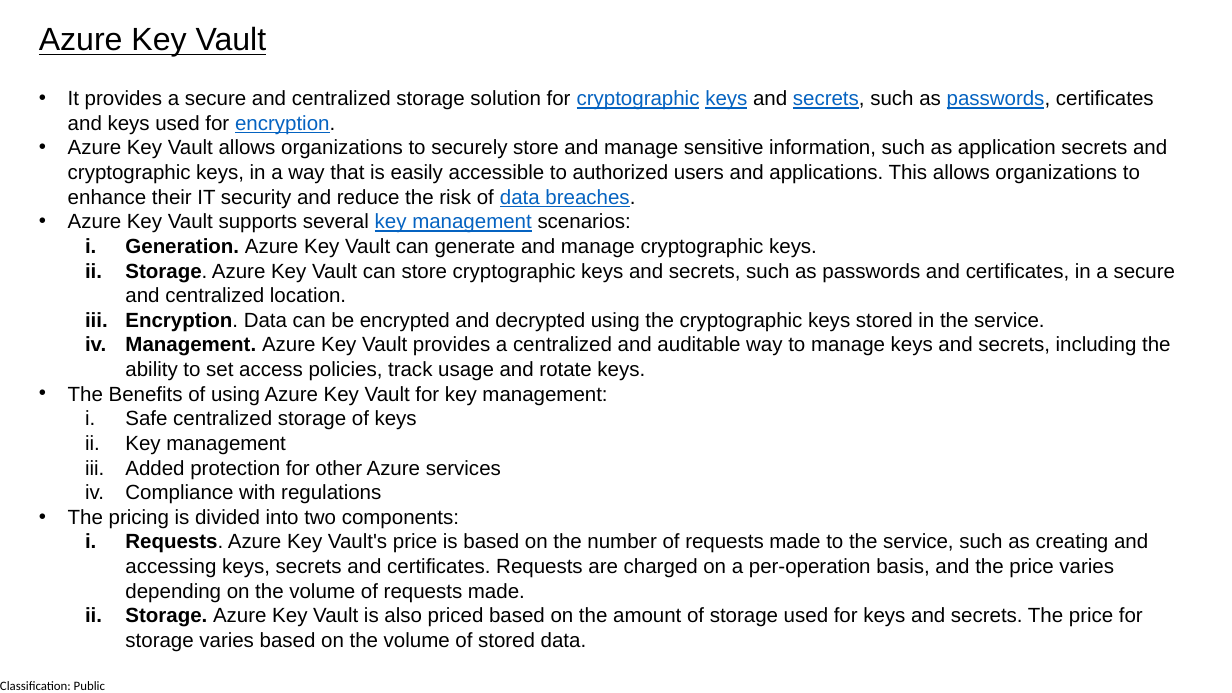
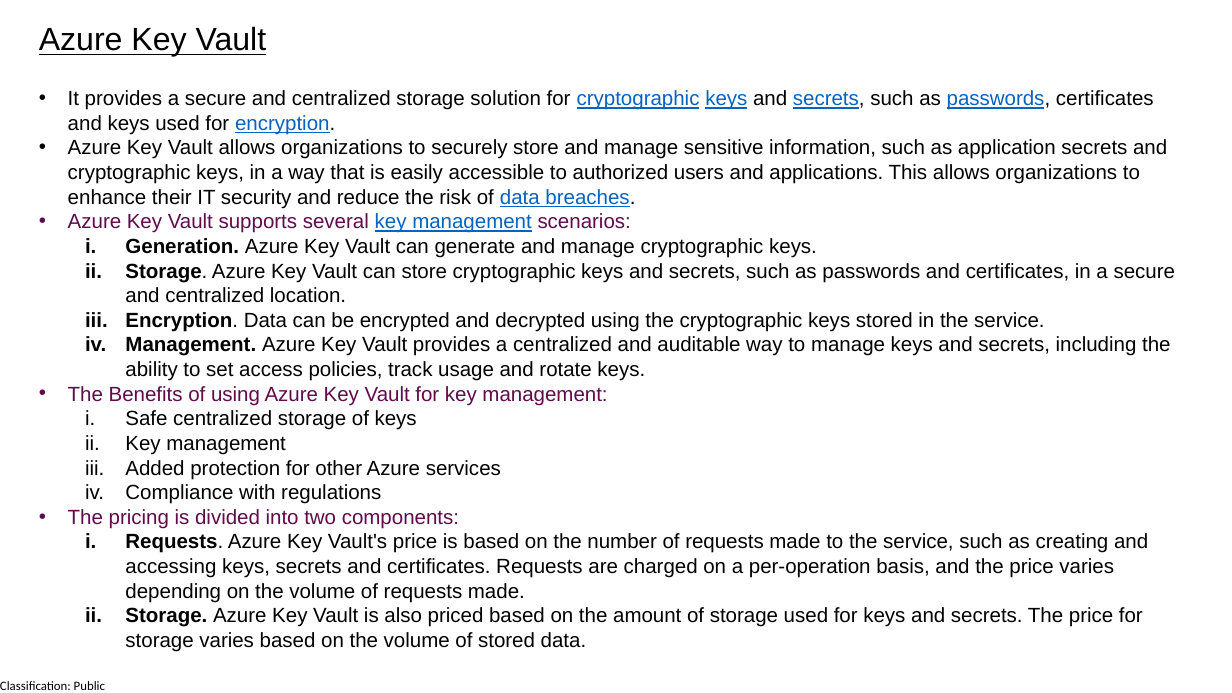
Before and after one commit to manaswiniray/Maersk.Azure.Practice, a slide deck: slide 8 of Microsoft Azure.pptx. Drawn at 1232x693 pixels with LibreOffice and Linux fonts; fonts in the diff are those of the drawing. Boxes give left, top, right and bottom in pixels: in the first picture for what was removed or moved away, otherwise in the second. Text is boxed around its words. In the diff, an @@ line names an element or a change of style, - is before the commit and + after.

Commit message:
Committed for Azure Fundamentals

```diff
--- a/Microsoft Azure.pptx
+++ b/Microsoft Azure.pptx
@@ text at bbox=[68, 213, 631, 529]: text colour #000000 to #610B4B in "Azure Key Vault supports several scenarios:", "The Benefits of using Azure Key Vault ...", "The pricing is divided into two components:" @@
```
Also in this commit, not shown: 5 other slides changed, 3 slides added.
